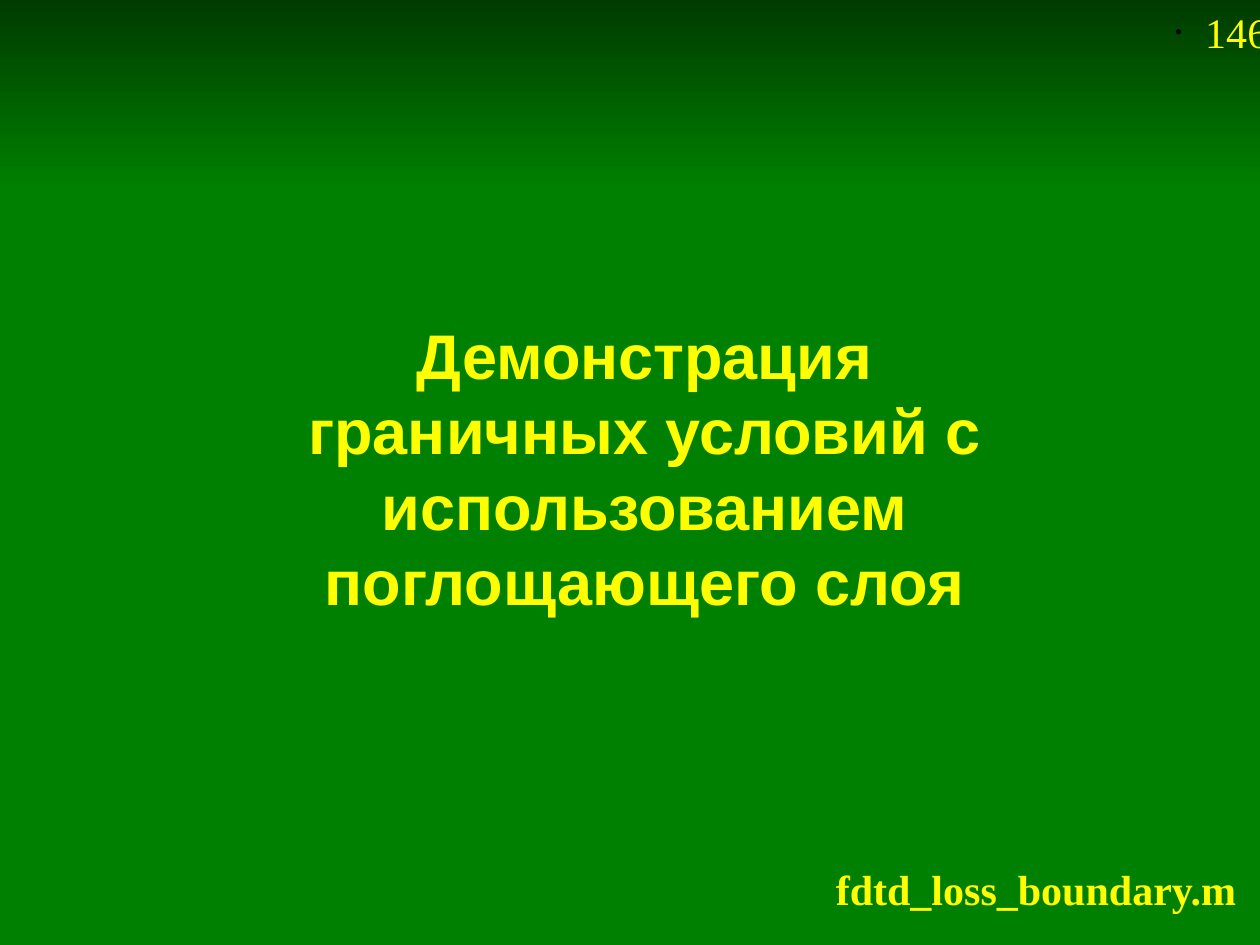
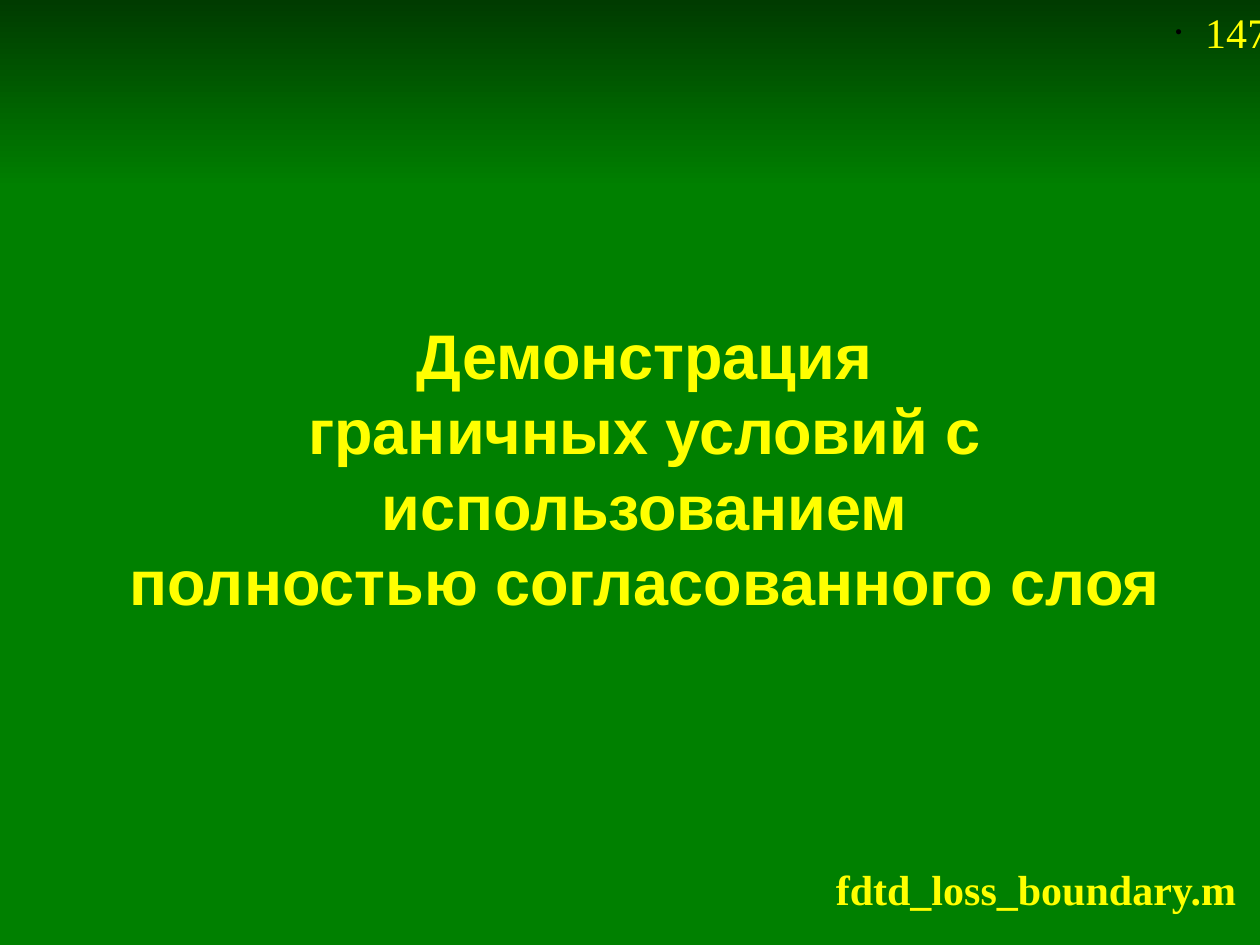
Before and after one commit to andris0147sv/modelling, a slide deck: slide 147 of presentations/2. FDTD.odp (slide 146 before the commit). Drawn at 1260x945 pixels with LibreOffice and Linux fonts; fonts in the diff are those of the drawing. Boxes give left, top, right and bottom in pixels: in the first picture for what was removed or moved away, otherwise in the second. Text is boxed around its words. In the diff, an @@ line names an element or a change of style, - is before the commit and + after.

```diff
--- a/presentations/2. FDTD.odp
+++ b/presentations/2. FDTD.odp
@@ page number at [1205,20,1260,48]: text changed @@
-• 146
+• 147
@@ title at [129,335,1160,606]: text changed @@
-Демонстрация
-граничных условий с использованием
-поглощающего слоя
+Демонстрация
+граничных условий с использованием
+полностью согласованного слоя
```
Also in this commit, not shown: 5 other slides changed, 3 slides added, 8 slides removed, 6 other files.
